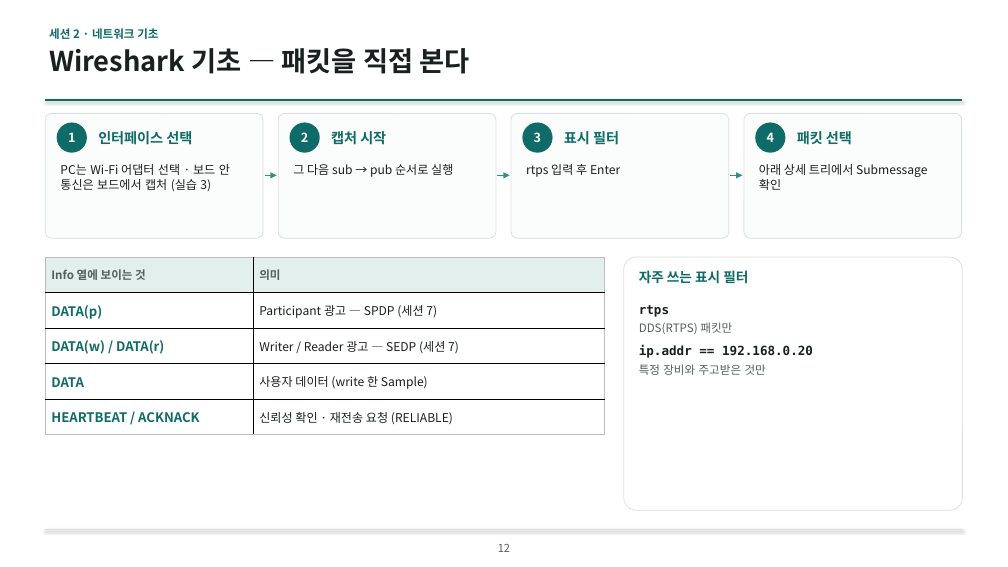
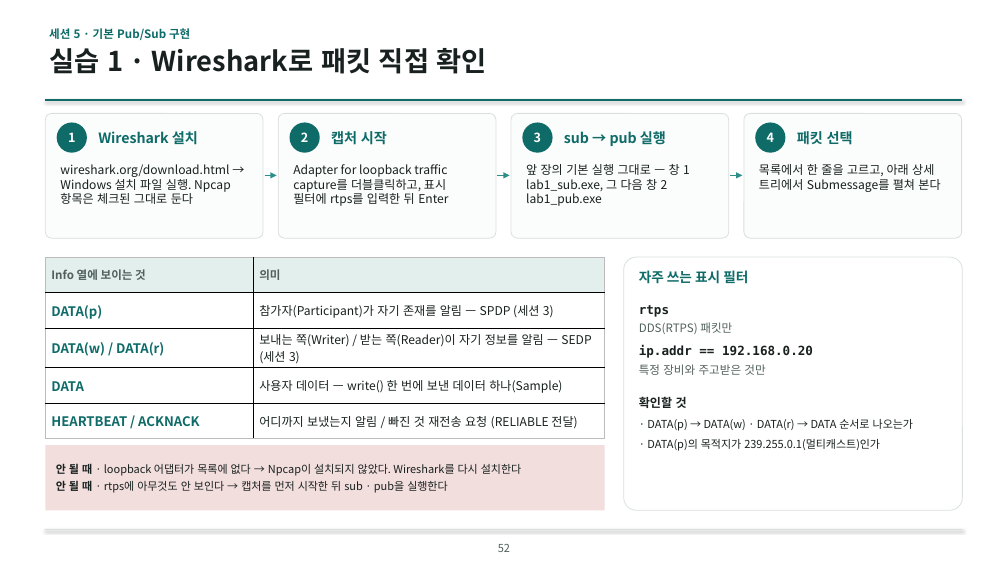
Before and after one commit to IntellectusCorp/int2DDS-lecture, a slide deck: slide 52 of int2dds-lecture-for-beginner.pptx (slide 12 before the commit). Drawn at 1008x567 pixels with LibreOffice and Linux fonts; fonts in the diff are those of the drawing; background and template pictures are left out. Boxes give left, top, right and bottom in pixels: in the first picture for what was removed or moved away, otherwise in the second. Text is boxed around its words. In the diff, an @@ line names an element or a change of style, - is before the commit and + after.

```diff
--- a/int2dds-lecture-for-beginner.pptx
+++ b/int2dds-lecture-for-beginner.pptx
@@ text at (49, 28, 190, 40): text changed @@
-세션 2 · 네트워크 기초
+세션 5 · 기본 Pub/Sub 구현
@@ text at (49, 48, 487, 74): text changed @@
-Wireshark 기초 — 패킷을 직접 본다
+실습 1 · Wireshark로 패킷 직접 확인
@@ text at (98, 131, 198, 145): text changed @@
-인터페이스 선택
+Wireshark 설치
@@ text at (564, 131, 666, 146): text changed @@
-표시 필터
+sub → pub 실행
@@ text at (60, 164, 231, 204): text changed @@
-PC는 Wi-Fi 어댑터 선택 · 보드 안 통신은 보드에서 캡처 (실습 3)
+wireshark.org/download.html → Windows 설치 파일 실행. Npcap 항목은 체크된 그대로 둔다
@@ text at (293, 164, 448, 206): text changed @@
-그 다음 sub → pub 순서로 실행
+Adapter for loopback traffic capture를 더블클릭하고, 표시 필터에 rtps를 입력한 뒤 Enter
@@ text at (526, 164, 690, 206): text changed @@
-rtps 입력 후 Enter
+앞 장의 기본 실행 그대로 — 창 1 lab1_sub.exe, 그 다음 창 2 lab1_pub.exe
@@ text at (759, 164, 940, 192): text changed @@
-아래 상세 트리에서 Submessage 확인
+목록에서 한 줄을 고르고, 아래 상세 트리에서 Submessage를 펼쳐 본다
@@ table at (45, 257, 605, 435) @@
-row 2, column 2: Participant 광고 — SPDP (세션 7)
+row 2, column 2: 참가자(Participant)가 자기 존재를 알림 — SPDP (세션 3)
-row 3, column 2: Writer / Reader 광고 — SEDP (세션 7)
+row 3, column 2: 보내는 쪽(Writer) / 받는 쪽(Reader)이 자기 정보를 알림 — SEDP (세션 3)
-row 4, column 2: 사용자 데이터 (write 한 Sample)
+row 4, column 2: 사용자 데이터 — write() 한 번에 보낸 데이터 하나(Sample)
-row 5, column 2: 신뢰성 확인 · 재전송 요청 (RELIABLE)
+row 5, column 2: 어디까지 보냈는지 알림 / 빠진 것 재전송 요청 (RELIABLE 전달)
@@ text at (639, 397, 913, 451): paragraphs added @@
+확인할 것
+· DATA(p) → DATA(w) · DATA(r) → DATA 순서로 나오는가
+· DATA(p)의 목적지가 239.255.0.1(멀티캐스트)인가
@@ rectangle added at (45, 445, 605, 510), fill #F3DEDE, 10.5 pt, text #18211F @@
+안 될 때 · loopback 어댑터가 목록에 없다 → Npcap이 설치되지 않았다. Wireshark를 다시 설치한다
+안 될 때 · rtps에 아무것도 안 보인다 → 캡처를 먼저 시작한 뒤 sub · pub을 실행한다
@@ page number at (498, 544, 510, 552): text changed @@
-12
+52
```
Also in this commit, not shown: 66 other slides changed, 25 slides added, 4 slides removed.
